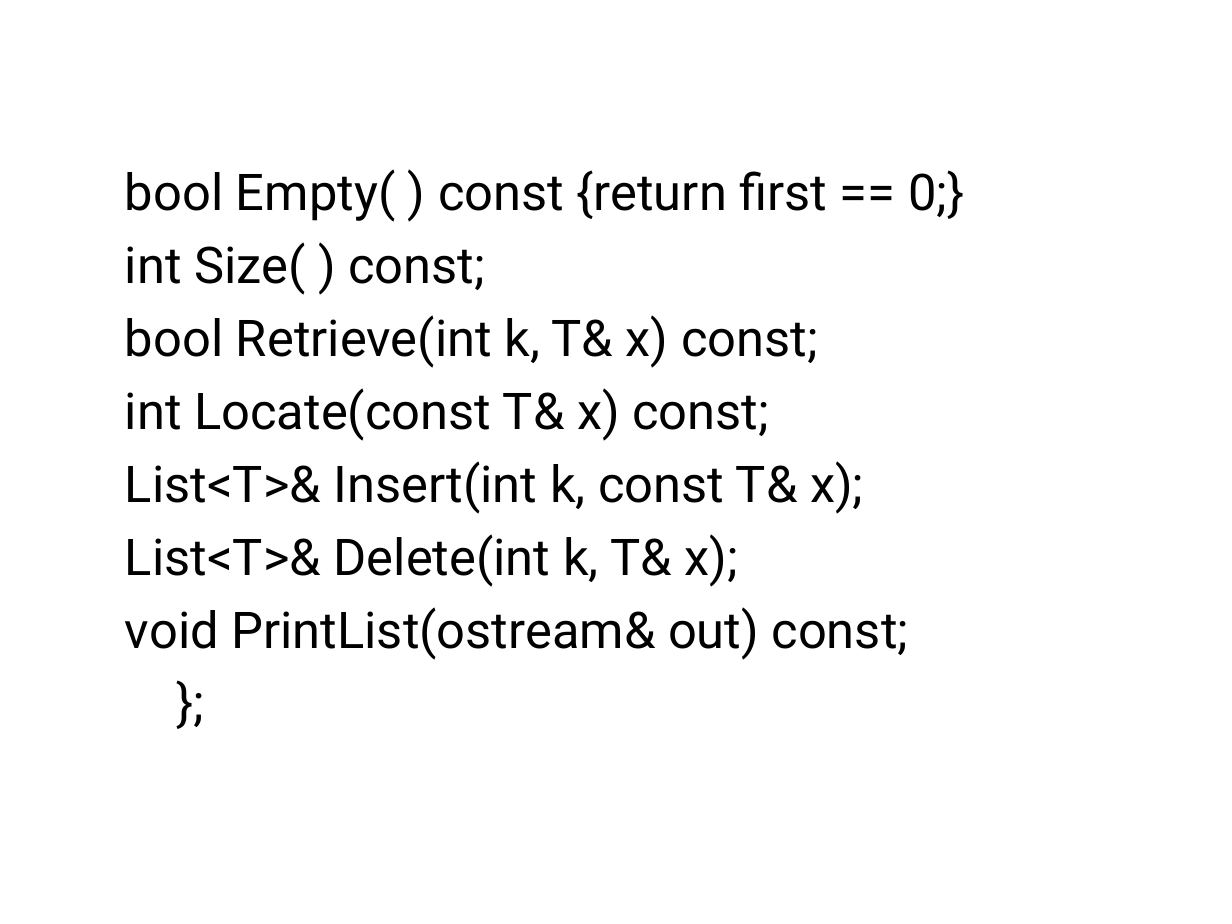
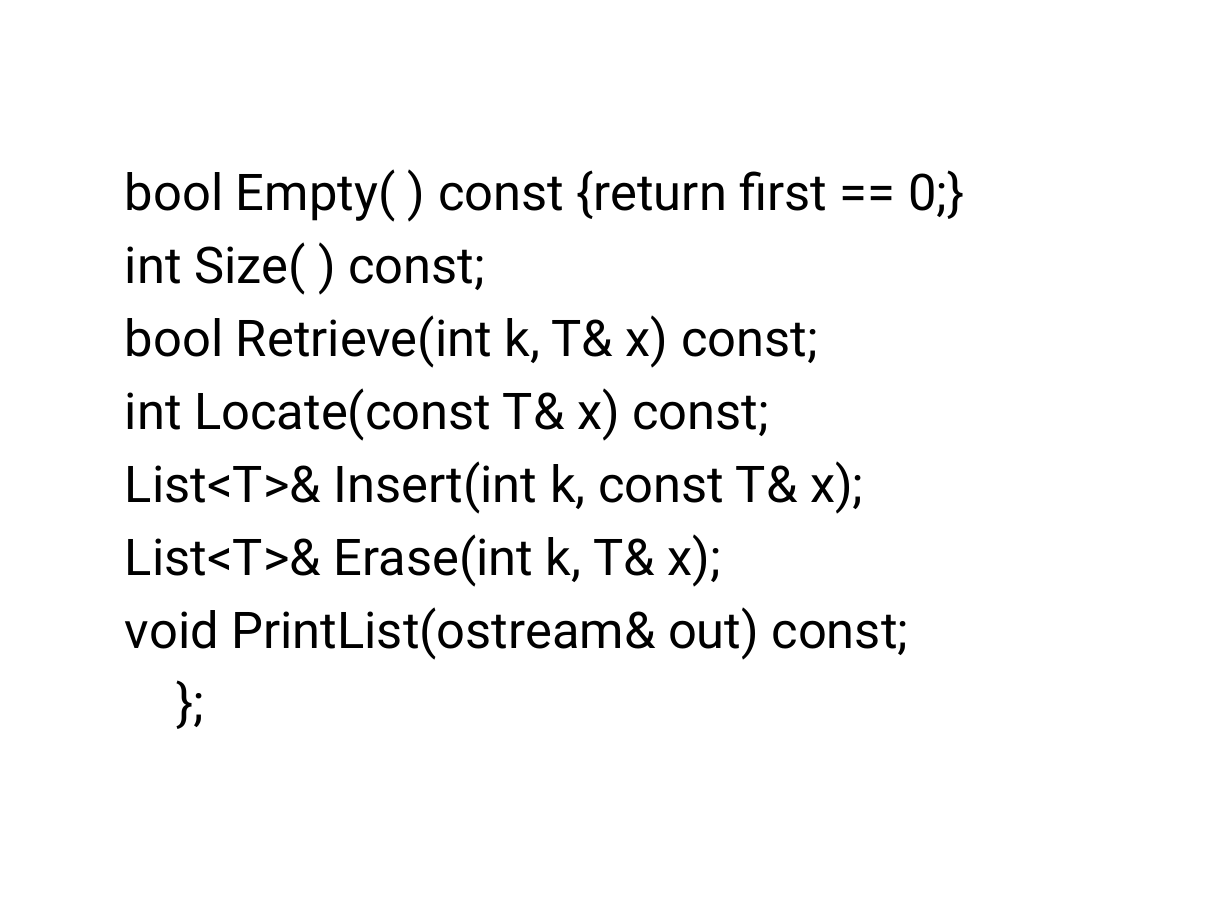
Before and after one commit to basilwang/datastructure, a slide deck: slide 35 of datastructure/第二章 线性表.ppt. Drawn at 1232x924 pixels with LibreOffice and Linux fonts; fonts in the diff are those of the drawing; background and template pictures are left out. Boxes give left, top, right and bottom in pixels: in the first picture for what was removed or moved away, otherwise in the second. Text is boxed around its words. In the diff, an @@ line names an element or a change of style, - is before the commit and + after.

```diff
--- a/datastructure/第二章 线性表.ppt
+++ b/datastructure/第二章 线性表.ppt
@@ text at box(125, 534, 720, 587): text changed @@
-  List<T>& Delete(int k, T& x);
+  List<T>& Erase(int k, T& x);
```
Also in this commit, not shown: 1 other slide changed.
